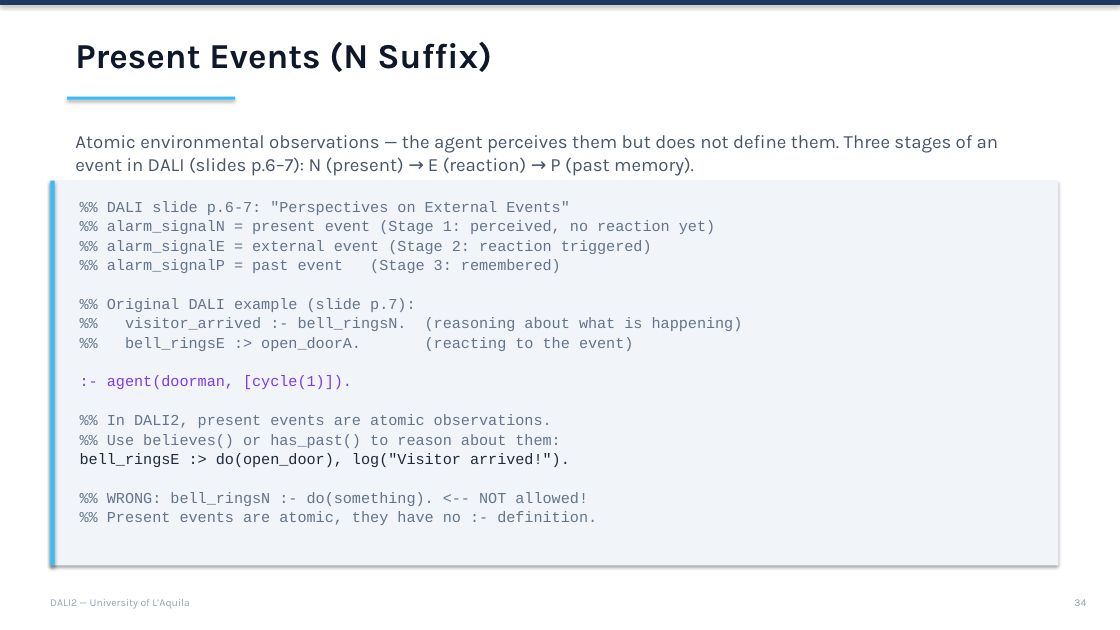
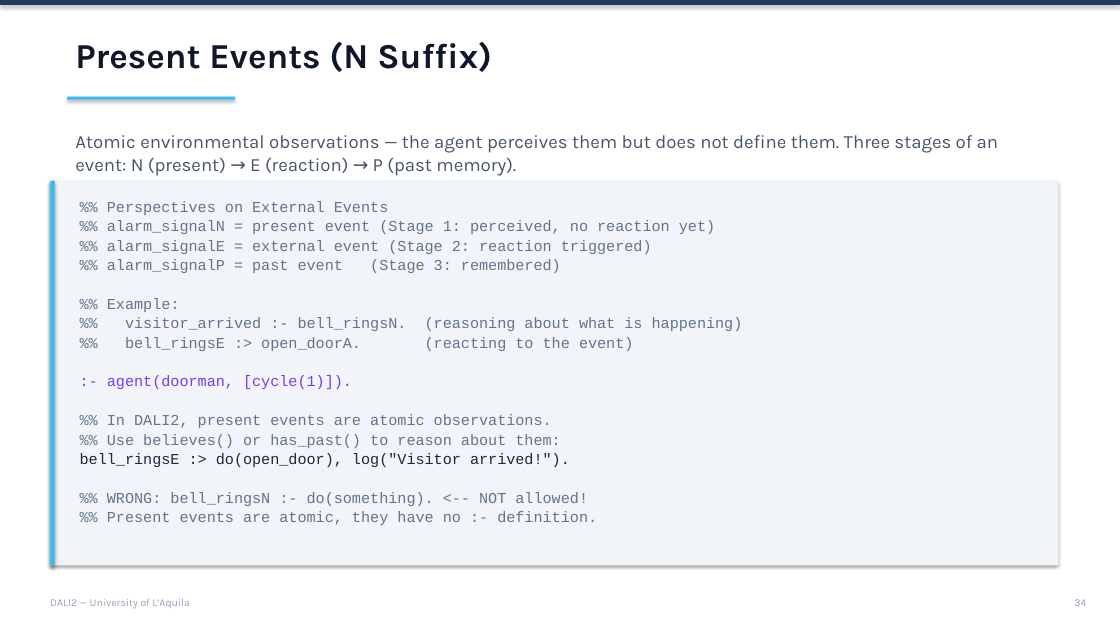
Before and after one commit to AAAI-DISIM-UnivAQ/DALI2, a slide deck: slide 34 of slides/Slides.pptx. Drawn at 1120x630 pixels with LibreOffice and Linux fonts; fonts in the diff are those of the drawing. Boxes give left, top, right and bottom in pixels: in the first picture for what was removed or moved away, otherwise in the second. Text is boxed around its words. In the diff, an @@ line names an element or a change of style, - is before the commit and + after.

```diff
--- a/slides/Slides.pptx
+++ b/slides/Slides.pptx
@@ text at [75, 135, 998, 176]: text changed @@
-Atomic environmental observations — the agent perceives them but does not define them. Three stages of an event in DALI (slides p.6–7): N (present) → E (reaction) → P (past memory).
+Atomic environmental observations — the agent perceives them but does not define them. Three stages of an event: N (present) → E (reaction) → P (past memory).
@@ text at [107, 201, 389, 215]: text changed @@
-%% DALI slide p.6-7: "Perspectives on External Events"
+%% Perspectives on External Events
@@ text at [107, 298, 180, 312]: text changed @@
-%% Original DALI example (slide p.7):
+%% Example:
```
Also in this commit, not shown: 19 other slides changed, 6 other files.
